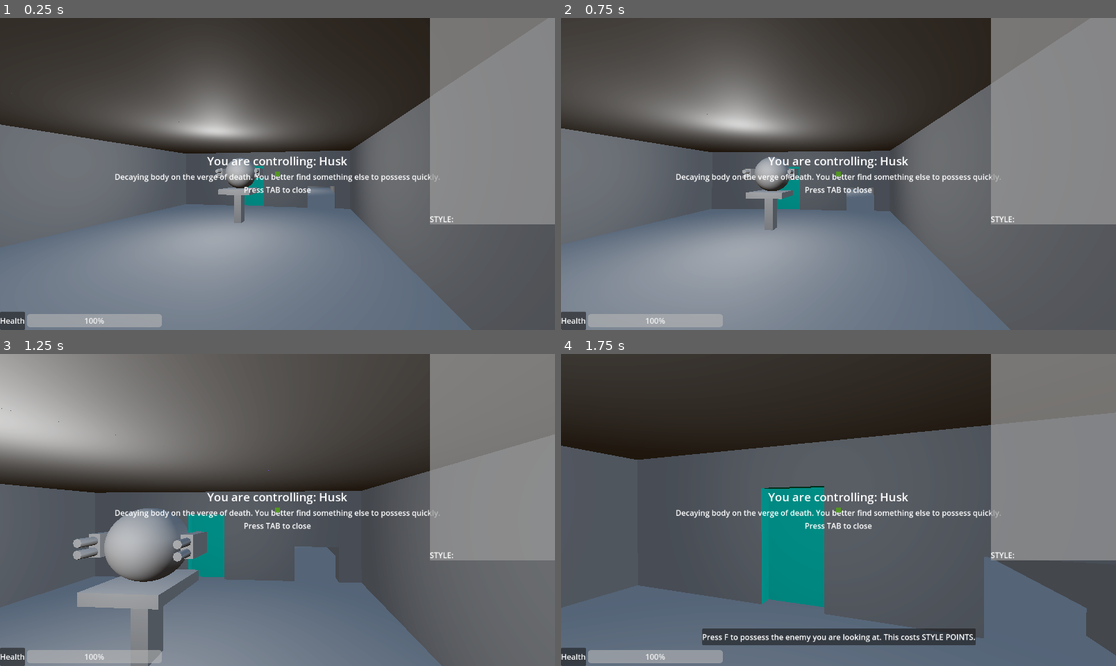
Above: before the commit, frames 1-4 (two rows, left to right).
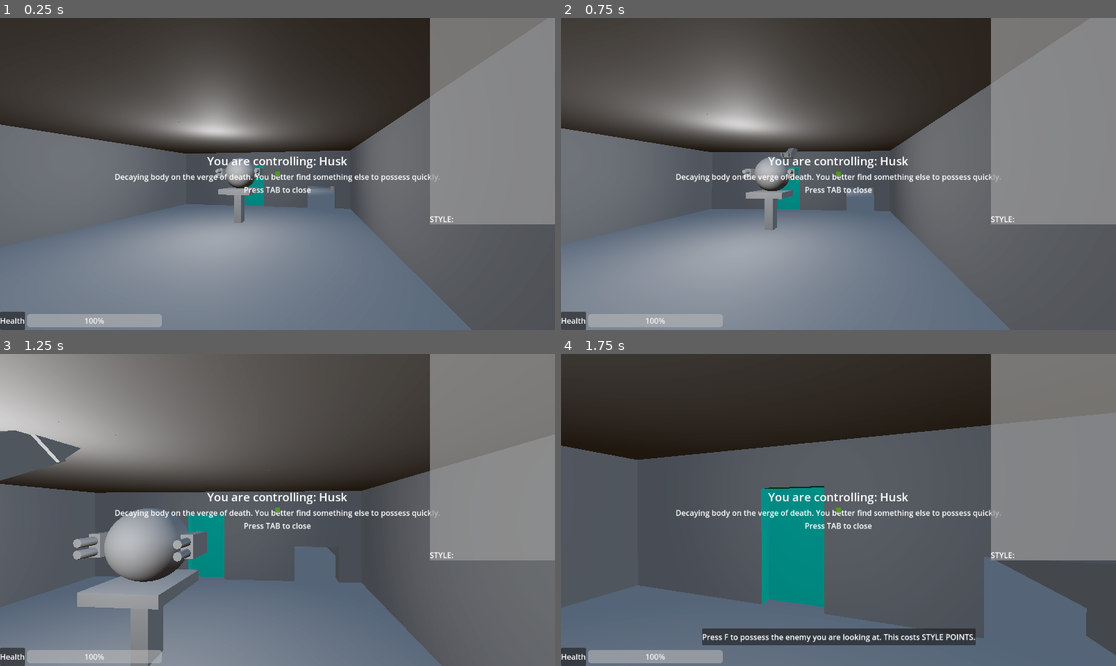
Above: after the commit, the same moments.

Repository: city-high-rider/soulswap
Game: Godot game, scene res://test_level.tscn
The game is run twice, just before and just after one commit, with the same random seed, the same clock (stepped at 60 frames per second) and the same inputs. Sound files missing from this copy of the repository are replaced by a short silence.
Inputs (mouse positions are in pixels of both pictures, inside the frame that each line leads up to):
- Up to frame 1 (0.25 s): no input
- Up to frame 2 (0.75 s): tap Enter at 0.5 s; move the mouse to (866, 174) at 0.52 s; hold W (forward) from 0.53 s (still down); hold Shift (shift) from 0.53 s (still down)
- Up to frame 3 (1.25 s): keep holding W (forward); keep holding Shift (shift); tap Space (jump) at 0.77 s
- Up to frame 4 (1.75 s): keep holding W (forward); move the mouse to (810, 510) at 1.27 s; release Shift (shift) at 1.28 s; tap F (possess) at 1.35 s; tap Space (jump) at 1.52 s; tap Shift (shift) at 1.55 s

Frame 1 is identical in both runs. In frame 2, less than 0.1% of the frame differs, in the area x 39-43%, y 41-45%; in frame 3, 1.2%, in the area x 0-15%, y 17-41%; in frame 4, nothing differs.
Error in both runs: Invalid access to property or key 'shell' on a base object of type 'Nil'. (res://components/states/ai_states/ai_state.gd:17)

Commit message:
start working on drone AI

Diff:
--- /dev/null
+++ b/ghosts/FlyAround.gd
@@ -0,0 +1,60 @@
+extends AiState
+
+# In this state, the drone should just fly around a particular target.
+
+# Target
+var target : Shell = null
+# Inputs
+var inputs : GhostInput = GhostInput.new()
+# current destination in global space
+var destination : Vector3 = Vector3.ZERO
+
+## How high should we be above the target?
+@export var desired_elevation : float = 12
+
+## What's considered "close enough" for height?
+@export var height_moe : float = 1.5
+
+## How far away should we fly from the target?
+@export var orbit_radius : float = 12
+
+## How long should we wait before picking a new destination point?
+@export var new_destination_period_s : float = 3
+var time_till_next_point = new_destination_period_s
+
+func handle_physics(delta: float) -> void:
+	time_till_next_point = max(time_till_next_point - delta, 0)
+	if !target:
+		get_target()
+
+	if time_till_next_point <= 0:
+		destination = get_new_destination()
+		time_till_next_point = new_destination_period_s
+
+	# Move in direction of destination
+	inputs.input_direction = input_move_towards(destination)
+
+	# We need to handle elevation separately.
+	var elevation_delta : float = (destination.y - user.ghost_mount.shell.global_transform.origin.y)
+	# reset current elevation input
+	inputs.shift_depressed = false
+	inputs.secondary_depressed = false
+	# If there is a noticeable height discrepancy:
+	if abs(elevation_delta) > height_moe:
+		# float up (secondary_depressed) or down (shift_depressed) depending on if we are lower or higher.
+		if sign(elevation_delta) == 1:
+			inputs.secondary_depressed = true
+		else:
+			inputs.shift_depressed = true
+
+	user.current_inputs = inputs
+
+func get_new_destination() -> Vector3:
+	# Pick a random point in a circle around the target and fly there.
+	# Yes, it's possible to hit a wall. but we are usually flying very high above the terrain so it shouldn't
+	# happen often.
+	var random_angle : float = randf_range(0, TAU)
+	return target.global_transform.origin + Vector3(cos(random_angle), desired_elevation, sin(random_angle)) * orbit_radius
+
+func get_target() -> void:
+	target = PlayerInfo.current_player_shell
--- /dev/null
+++ b/ghosts/drone_ghost.gd
@@ -0,0 +1,10 @@
+extends Ghost
+
+# Which state machine are we using?
+@onready var state_machine : StateMachine = $StateMachine
+
+func _ready() -> void:
+	state_machine.init(self)
+
+func _physics_process(delta: float) -> void:
+	state_machine.handle_physics(delta)
--- /dev/null
+++ b/ghosts/drone_ghost.tscn
@@ -0,0 +1,15 @@
+[gd_scene load_steps=4 format=3 uid="uid://cmu0ewqc3l77d"]
+
+[ext_resource type="Script" path="res://ghosts/drone_ghost.gd" id="1_o0u8i"]
+[ext_resource type="Script" path="res://components/states/state_machine.gd" id="1_pgvxq"]
+[ext_resource type="Script" path="res://ghosts/FlyAround.gd" id="2_ffkrn"]
+
+[node name="drone_ghost" type="Node3D"]
+script = ExtResource("1_o0u8i")
+
+[node name="StateMachine" type="Node" parent="." node_paths=PackedStringArray("initial_state")]
+script = ExtResource("1_pgvxq")
+initial_state = NodePath("FlyAround")
+
+[node name="FlyAround" type="Node" parent="StateMachine"]
+script = ExtResource("2_ffkrn")
--- a/shells/drone.tscn
+++ b/shells/drone.tscn
@@ -1,7 +1,7 @@
 [gd_scene load_steps=9 format=3 uid="uid://cpqfimtyl8vh3"]
 
 [ext_resource type="PackedScene" uid="uid://dbuqn5jxrvv0k" path="res://shells/shell.tscn" id="1_jdhm6"]
-[ext_resource type="PackedScene" uid="uid://4pb4cmdkvqam" path="res://ghosts/dummy_ghost.tscn" id="2_fvu6u"]
+[ext_resource type="PackedScene" uid="uid://cmu0ewqc3l77d" path="res://ghosts/drone_ghost.tscn" id="2_f1wu5"]
 [ext_resource type="Script" path="res://components/states/body_state_machine.gd" id="2_utytf"]
 [ext_resource type="Script" path="res://components/states/shell_states/down.gd" id="3_3wvmm"]
 [ext_resource type="Script" path="res://components/states/shell_states/float.gd" id="3_yp4bi"]
@@ -26,9 +26,9 @@
 shell_description = "A more advanced aerial drone that can buff allies."
 
 [node name="GhostMount" parent="." index="3" node_paths=PackedStringArray("ghost")]
-ghost = NodePath("DummyGhost")
+ghost = NodePath("drone_ghost")
 
-[node name="DummyGhost" parent="GhostMount" index="0" node_paths=PackedStringArray("ghost_mount") instance=ExtResource("2_fvu6u")]
+[node name="drone_ghost" parent="GhostMount" index="0" node_paths=PackedStringArray("ghost_mount") instance=ExtResource("2_f1wu5")]
 ghost_mount = NodePath("..")
 
 [node name="Head" parent="." index="4" node_paths=PackedStringArray("ghost_mount")]
